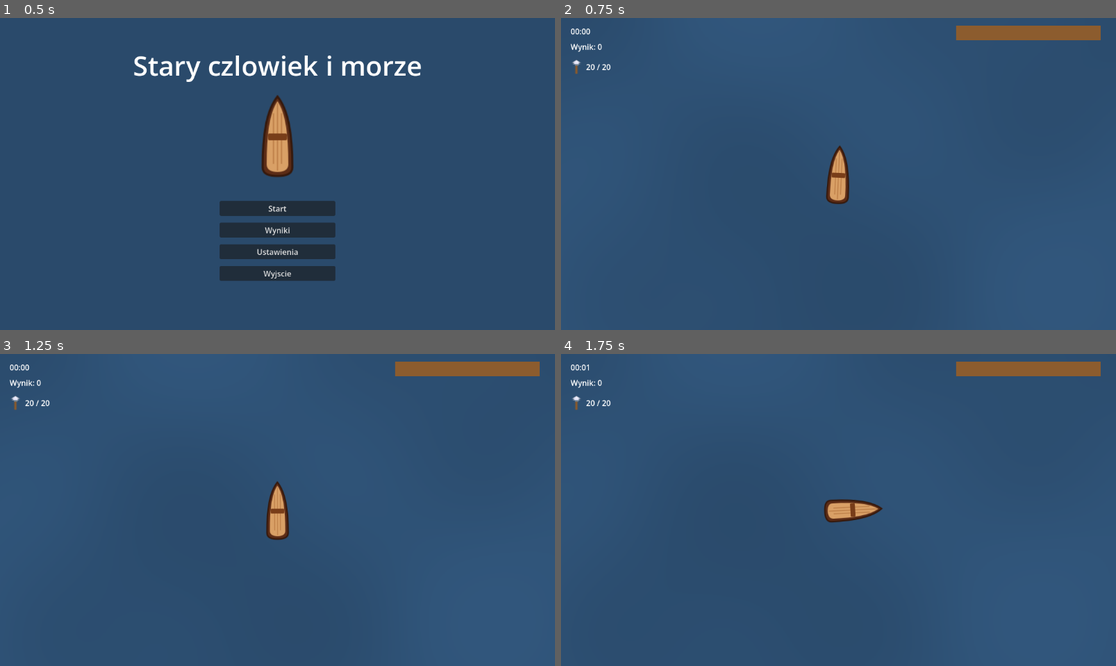
Above: before the commit, frames 1-4 (two rows, left to right).
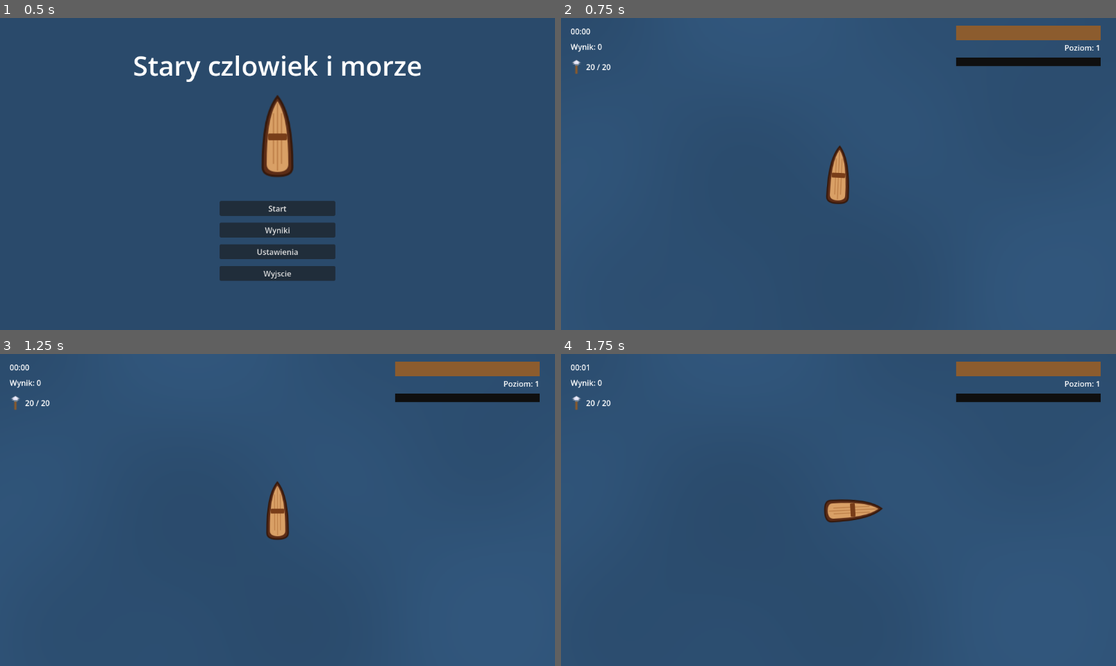
Above: after the commit, the same moments.

Repository: stap1/SCIM
Game: Godot game, scene res://scenes/MainMenu.tscn
Two runs of this game, one before a commit and one after it. Both use one fixed random seed, a clock stepped at 60 frames per second and the inputs below. The engine's default icon, where the game draws it, is replaced by a stand-in: a white triangle on a blue panel in a dark square.
Inputs (mouse positions are in pixels of both pictures, inside the frame that each line leads up to):
- Up to frame 1 (0.5 s): no input
- Up to frame 2 (0.75 s): click "Start" at 0.5 s
- Up to frame 3 (1.25 s): no input
- Up to frame 4 (1.75 s): tap Enter at 1.25 s; move the mouse to (960, 494) at 1.27 s; hold D (move_right) from 1.28 s (still down); hold Shift from 1.28 s (still down); click (960, 494) at 1.42 s

Frame 1 is identical in both runs. In frame 2, 0.8% of the frame differs, in the area x 71-98%, y 8-16%; in frame 3, 0.8%; in frame 4, 0.8%.

Commit message:
P2.5: pasek XP + poziom na HUD (read-only wiring)
GameState mial xp/level/xp_to_next + sygnaly xp_changed/level_up, ale HUD ich
nie pokazywal. Dodane:
- hud.tscn: XPBar (ProgressBar) + LevelLabel
- hud.gd: read-only sluchacze xp_changed/level_up (jak health/time/score) +
  synchronizacja w _ready; czyste funkcje xp_bar_values(xp, xp_to_next)
  (pelny pasek na maksie, bez dzielenia przez zero) i level_text(level)
- GameState.reset(): inicjalizuje xp_to_next = xp_threshold(level) i emituje
  xp_changed - pasek ma sensowna skale (0/prog) od startu sesji

HUD pozostaje read-only (tylko czyta GameState). Straznik test_hud_xp.gd:
czyste funkcje, wezly istnieja, XPBar reaguje na xp_changed, LevelLabel na
level_up, reset inicjalizuje xp_to_next. run_checks: 194 testy / 522 asercje.

Co-Authored-By: Claude Opus 4.8 <noreply@anthropic.com>

Diff:
--- a/scenes/ui/hud.tscn
+++ b/scenes/ui/hud.tscn
@@ -8,6 +8,12 @@
 
 [sub_resource type="StyleBoxFlat" id="SB_fill"]
 bg_color = Color(0.74, 0.1554, 0.1554, 1)
+
+[sub_resource type="StyleBoxFlat" id="SB_xp_bg"]
+bg_color = Color(0.06, 0.06, 0.06, 1)
+
+[sub_resource type="StyleBoxFlat" id="SB_xp_fill"]
+bg_color = Color(0.27, 0.62, 0.9, 1)
 
 [node name="HUD" type="CanvasLayer" unique_id=1219351022]
 script = ExtResource("1_0mwgc")
@@ -52,6 +58,25 @@
 offset_bottom = 118.0
 text = "20 / 20"
 
+[node name="LevelLabel" type="Label" parent="."]
+offset_left = 820.0
+offset_top = 50.0
+offset_right = 1120.0
+offset_bottom = 78.0
+horizontal_alignment = 2
+text = "Poziom: 1"
+
+[node name="XPBar" type="ProgressBar" parent="."]
+offset_left = 820.0
+offset_top = 82.0
+offset_right = 1120.0
+offset_bottom = 100.0
+max_value = 10.0
+value = 0.0
+show_percentage = false
+theme_override_styles/background = SubResource("SB_xp_bg")
+theme_override_styles/fill = SubResource("SB_xp_fill")
+
 [node name="BossWarning" type="Label" parent="."]
 visible = false
 offset_left = 300.0
--- a/scripts/globals/game_state.gd
+++ b/scripts/globals/game_state.gd
@@ -43,6 +43,8 @@
 	score = 0
 	level = 1
 	xp = 0
+	# Prog biezacego poziomu - by pasek XP na HUD mial sensowna skale od startu sesji.
+	xp_to_next = xp_threshold(level)
 	max_health = GameConfig.PLAYER_MAX_HP
 	health = max_health
 	enemies_killed = 0
@@ -53,6 +55,7 @@
 	health_changed.emit(health)
 	score_changed.emit(score)
 	time_changed.emit(time)
+	xp_changed.emit(xp)
 	session_reset.emit()
 
 func add_time(delta: float) -> void:
--- a/scripts/ui/hud.gd
+++ b/scripts/ui/hud.gd
@@ -8,6 +8,8 @@
 @onready var score_label: Label = $ScoreLabel
 @onready var boss_warning: Label = get_node_or_null("BossWarning")
 @onready var ammo_label: Label = get_node_or_null("AmmoLabel")
+@onready var xp_bar: ProgressBar = get_node_or_null("XPBar")
+@onready var level_label: Label = get_node_or_null("LevelLabel")
 
 # Pasek HP jako drewniany kadlub: im nizsze HP, tym bardziej "spekany" (etap 0 = caly).
 # Docelowo etap -> klatka hull_hp_<stage>.png; do czasu artu placeholder = barwa wypelnienia.
@@ -21,6 +23,8 @@
 	GameState.time_changed.connect(_on_time_changed)
 	GameState.score_changed.connect(_on_score_changed)
 	GameState.boss_incoming.connect(_on_boss_incoming)
+	GameState.xp_changed.connect(_on_xp_changed)
+	GameState.level_up.connect(_on_level_up)
 	if boss_warning:
 		boss_warning.hide()
 
@@ -35,6 +39,8 @@
 	_on_health_changed(GameState.health)
 	_on_time_changed(GameState.time)
 	_on_score_changed(GameState.score)
+	_refresh_xp()
+	_set_level(GameState.level)
 
 	# Licznik amunicji event-driven: sluchaj puli harpunow + synchronizacja poczatkowa
 	# (pula moze byc gotowa przed HUD - dlatego dociagamy biezacy stan).
@@ -65,6 +71,25 @@
 	if score_label:
 		score_label.text = "Wynik: " + str(new_score)
 
+func _on_xp_changed(_new_xp: int) -> void:
+	_refresh_xp()
+
+func _on_level_up(new_level: int) -> void:
+	_set_level(new_level)
+	_refresh_xp() # awans zmienia prog i zeruje xp - odswiez pasek
+
+# Pasek XP czyta GameState (read-only): wartosc = xp, skala = prog biezacego poziomu.
+func _refresh_xp() -> void:
+	if xp_bar == null:
+		return
+	var v := xp_bar_values(GameState.xp, GameState.xp_to_next)
+	xp_bar.max_value = v.y
+	xp_bar.value = v.x
+
+func _set_level(lvl: int) -> void:
+	if level_label:
+		level_label.text = level_text(lvl)
+
 func _on_boss_incoming() -> void:
 	if not boss_warning:
 		return
@@ -88,3 +113,14 @@
 	var minutes := total / 60
 	var secs := total % 60
 	return "%02d:%02d" % [minutes, secs]
+
+# Czysta funkcja: (value, max) paska XP. Na maksie (xp_to_next<=0) pasek pelny, bez
+# dzielenia przez zero. Zwraca Vector2i(value, max_value).
+static func xp_bar_values(xp: int, xp_to_next: int) -> Vector2i:
+	if xp_to_next > 0:
+		return Vector2i(xp, xp_to_next)
+	return Vector2i(1, 1)
+
+# Czysta funkcja: etykieta poziomu. level_text(3) == "Poziom: 3".
+static func level_text(level: int) -> String:
+	return "Poziom: %d" % level
--- /dev/null
+++ b/test/test_hud_xp.gd
@@ -0,0 +1,60 @@
+extends GutTest
+
+# P2.5: pasek XP + poziom na HUD (read-only wiring przez sygnaly GameState).
+
+const HUDScene := preload("res://scenes/ui/hud.tscn")
+const HudScript := preload("res://scripts/ui/hud.gd")
+
+func before_each() -> void:
+	GameState.reset()
+
+# --- Czyste funkcje (testowalne bez sceny) ---
+
+func test_xp_bar_values_pure() -> void:
+	assert_eq(HudScript.xp_bar_values(5, 10), Vector2i(5, 10), "xp 5/10 -> (5,10)")
+	assert_eq(HudScript.xp_bar_values(0, 10), Vector2i(0, 10), "xp 0/10 -> (0,10)")
+	# Max poziom (xp_to_next <= 0): pasek pelny, bez dzielenia przez zero.
+	assert_eq(HudScript.xp_bar_values(0, 0), Vector2i(1, 1), "max poziom -> pasek pelny (1,1)")
+
+func test_level_text_pure() -> void:
+	assert_eq(HudScript.level_text(1), "Poziom: 1", "poziom 1")
+	assert_eq(HudScript.level_text(12), "Poziom: 12", "poziom 12")
+
+# --- Wezly istnieja w scenie HUD ---
+
+func test_hud_has_xp_nodes() -> void:
+	var hud = HUDScene.instantiate()
+	add_child_autofree(hud)
+	await wait_physics_frames(1)
+	assert_not_null(hud.get_node_or_null("XPBar"), "HUD ma XPBar")
+	assert_not_null(hud.get_node_or_null("LevelLabel"), "HUD ma LevelLabel")
+
+# --- Wiring read-only: XPBar reaguje na xp_changed ---
+
+func test_xp_bar_updates_on_signal() -> void:
+	var hud = HUDScene.instantiate()
+	add_child_autofree(hud)
+	await wait_physics_frames(1)
+	GameState.xp = 7
+	GameState.xp_to_next = 25
+	GameState.xp_changed.emit(7)
+	var bar: ProgressBar = hud.get_node("XPBar")
+	assert_eq(bar.max_value, 25.0, "XPBar.max_value == xp_to_next (25)")
+	assert_eq(bar.value, 7.0, "XPBar.value == xp (7)")
+
+# --- Wiring read-only: LevelLabel reaguje na level_up ---
+
+func test_level_label_updates_on_level_up() -> void:
+	var hud = HUDScene.instantiate()
+	add_child_autofree(hud)
+	await wait_physics_frames(1)
+	GameState.level_up.emit(4)
+	var label: Label = hud.get_node("LevelLabel")
+	assert_true(label.text.find("4") != -1, "LevelLabel pokazuje poziom po level_up(4)")
+
+# --- reset() inicjalizuje xp_to_next (sensowny pasek od startu sesji) ---
+
+func test_reset_initializes_xp_to_next() -> void:
+	GameState.reset()
+	assert_eq(GameState.xp_to_next, GameState.xp_threshold(GameState.level),
+		"reset ustawia xp_to_next na prog biezacego poziomu (pasek nie jest pusty/maxed na starcie)")
Not shown: 1 places in scenes/ui/hud.tscn that only renumber resources
Not shown, added: test/test_hud_xp.gd.uid
Not shown, changed: AUDIT.md
